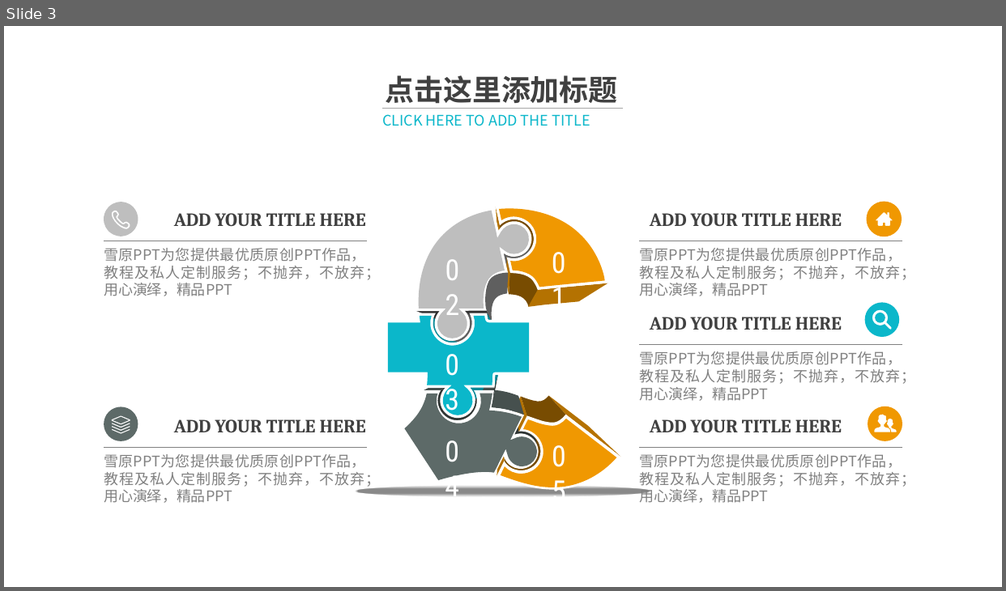
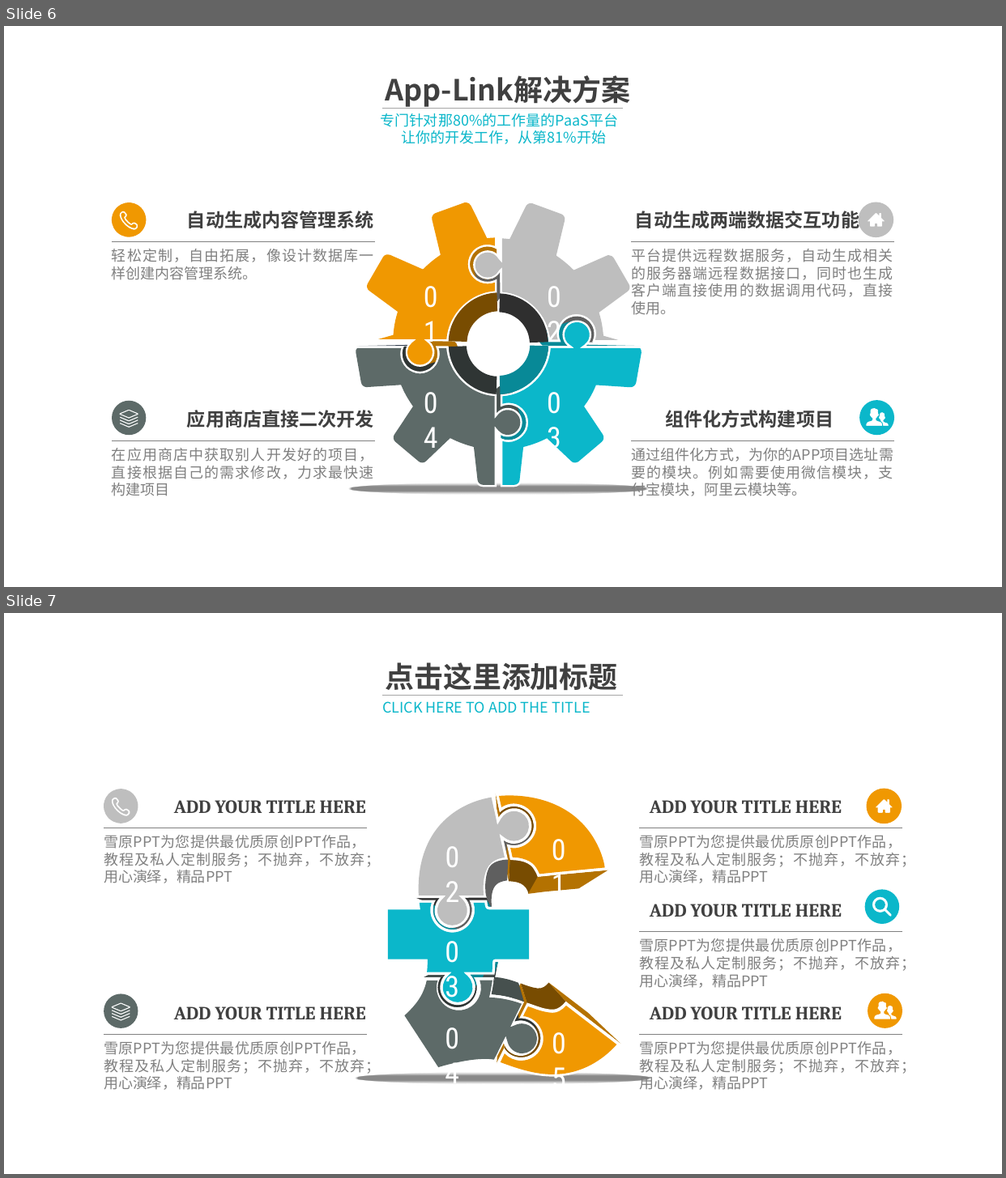
Before and after one commit to alucard263096/BP, a slide deck: App-Link 商业计划书.pptx. Shown one above the other, each under a label of ours: slide 3 before the commit, slides 6 and 7 after it. The pictures are 1006x591 and 1006x1178 pixels, drawn with LibreOffice and Linux fonts; fonts in the diff are those of the drawing; background and template pictures are left out. Boxes give left, top, right and bottom in pixels: in the first picture for what was removed or moved away, otherwise in the second. Text is boxed around its words. In the diff, an @@ line names an element or a change of style, - is before the commit and + after.

```diff
--- a/App-Link 商业计划书.pptx
+++ b/App-Link 商业计划书.pptx
@@ slide 6 added at [4, 26, 1002, 587], background picture (left out); not listed: 1 template element that a slide beside it also shows @@
@@ text added at [386, 75, 631, 109], 28 pt, text #404040, bold @@
+App-Link解决方案
@@ text added at [380, 113, 618, 144], 14 pt, text #0BB7CA @@
+专门针对那80%的工作量的PaaS平台
+让你的开发工作，从第81%开始
@@ line added from (383, 109) to (623, 109), #A6A6A6 0.5 pt @@
@@ freeform shape added at [112, 203, 147, 237], fill #F09801 @@
@@ freeform shape added at [121, 212, 137, 228], fill #F09801 @@
@@ text added at [187, 211, 374, 228], 18 pt, text #404040, bold @@
+自动生成内容管理系统
@@ text added at [635, 211, 859, 228], 18 pt, text #404040, bold @@
+自动生成两端数据交互功能
@@ freeform shape added at [859, 202, 893, 237], fill #BEBEBE @@
@@ line added from (112, 241) to (374, 241), #808080 0.5 pt @@
@@ line added from (632, 241) to (894, 241), #808080 0.5 pt @@
@@ text added at [112, 249, 374, 280], 14 pt, text #808080 @@
+轻松定制，自由拓展，像设计数据库一样创建内容管理系统。
@@ text added at [631, 249, 893, 297], 14 pt, text #808080 @@
+平台提供远程数据服务，自动生成相关的服务器端远程数据接口，同时也生成客户端直接使用的数据调用代码，直接使用。
@@ group added at [349, 200, 649, 495]: 22 freeform shapes, 4 texts, 1 ellipse @@
+01
+02
+04
+03
@@ freeform shape added at [112, 401, 147, 436], fill #5D6A68 @@
@@ text added at [187, 410, 374, 428], 18 pt, text #404040, bold @@
+应用商店直接二次开发
@@ text added at [665, 410, 833, 428], 18 pt, text #404040, bold @@
+组件化方式构建项目
@@ freeform shape added at [859, 400, 894, 436], fill #0BB7CA @@
@@ text added at [112, 448, 374, 497], 14 pt, text #808080 @@
+在应用商店中获取别人开发好的项目，直接根据自己的需求修改，力求最快速构建项目
@@ line added from (112, 441) to (374, 441), #808080 0.5 pt @@
@@ text added at [631, 448, 893, 497], 14 pt, text #808080 @@
+通过组件化方式，为你的APP项目选址需要的模块。例如需要使用微信模块，支付宝模块，阿里云模块等。
@@ line added from (632, 441) to (894, 441), #808080 0.5 pt @@
@@ what was slide 3 is now slide 7 @@
```
Also in this commit, not shown: 4 slides changed, 1 other slide added, 1 slide removed.
